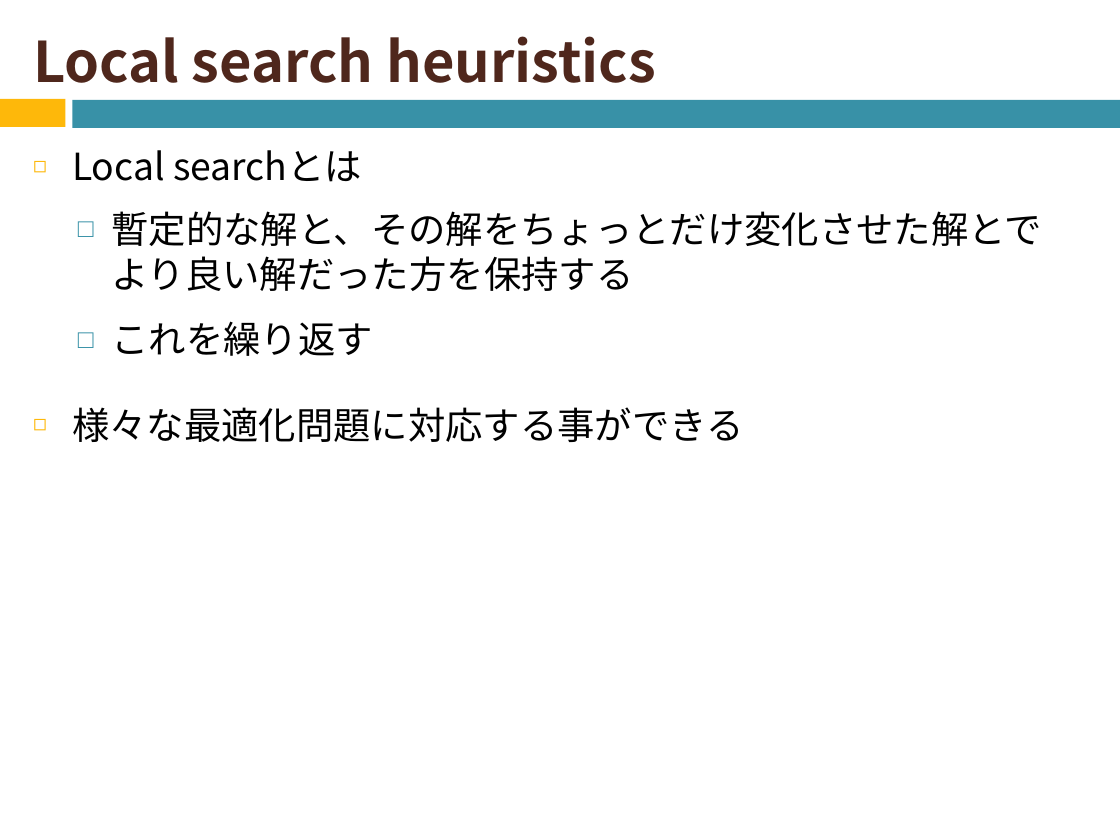
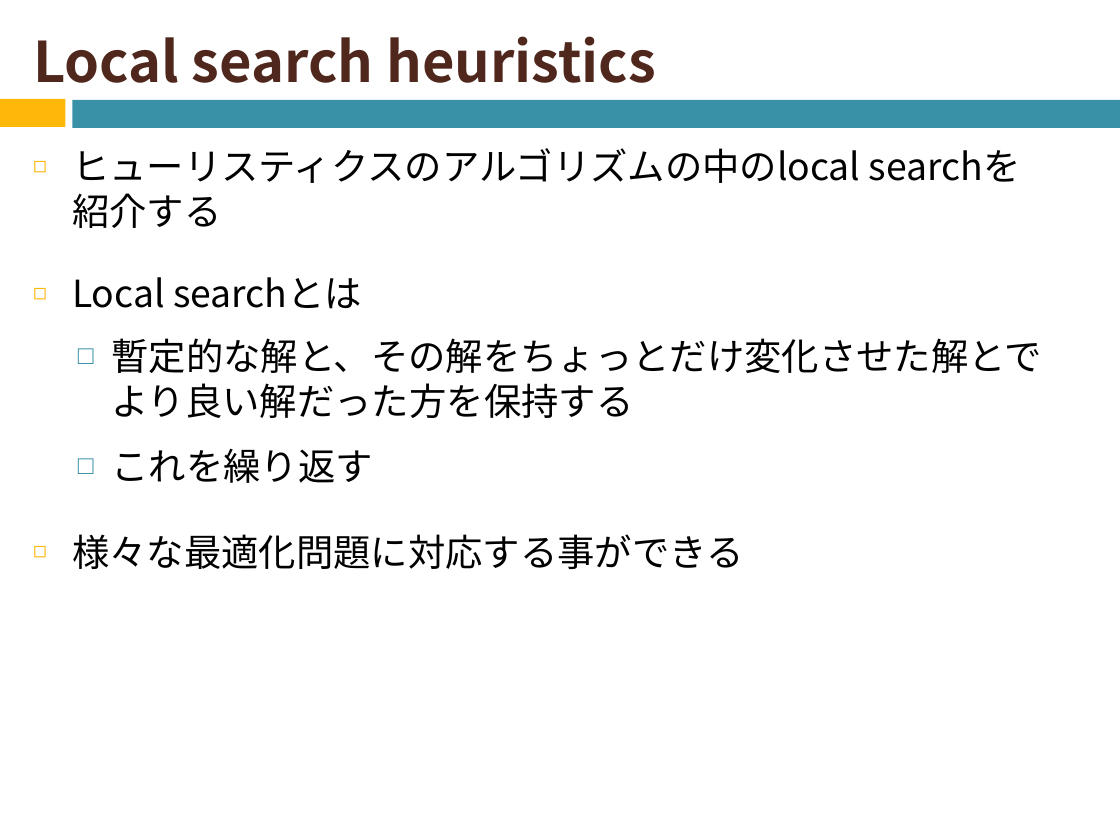
Before and after one commit to naruse-takamasa/seminar, a slide deck: slide 4 of slide/CopingWithNPCompleteness2.potx. Drawn at 1120x840 pixels with LibreOffice and Linux fonts; fonts in the diff are those of the drawing. Boxes give left, top, right and bottom in pixels: in the first picture for what was removed or moved away, otherwise in the second. Text is boxed around its words. In the diff, an @@ line names an element or a change of style, - is before the commit and + after.

```diff
--- a/slide/CopingWithNPCompleteness2.potx
+++ b/slide/CopingWithNPCompleteness2.potx
@@ text at (x1=72, y1=148, x2=1021, y2=228): paragraph added @@
+◻ ヒューリスティクスのアルゴリズムの中のlocal searchを
+  紹介する
```
Also in this commit, not shown: 5 other slides changed.
